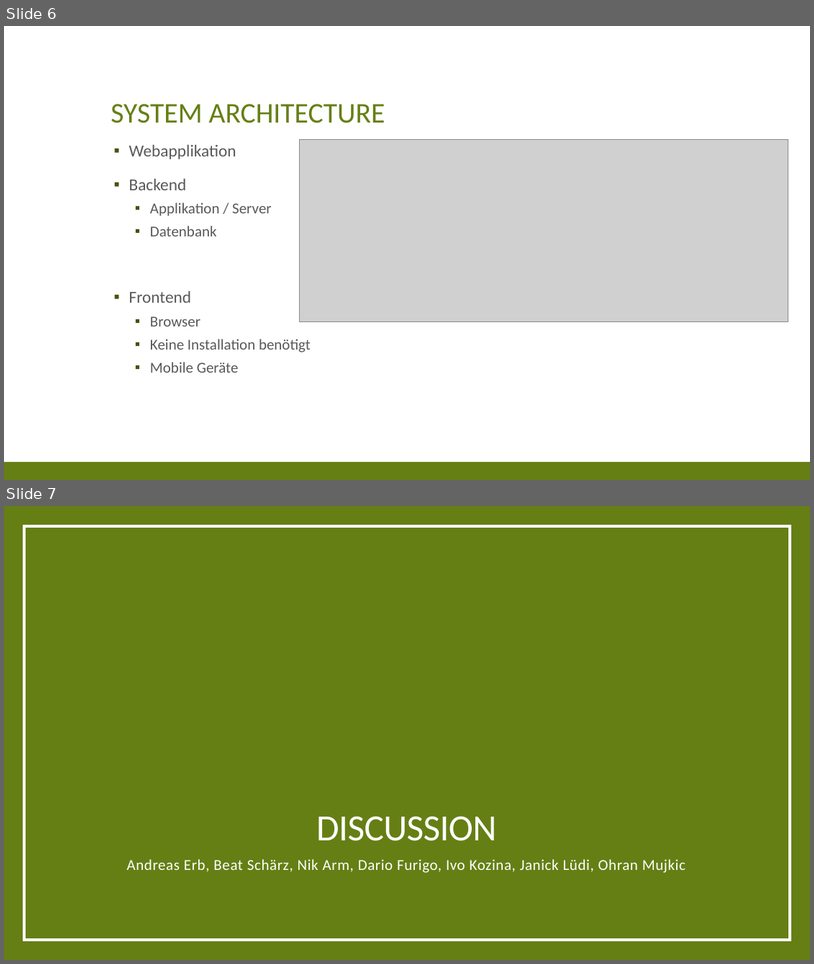
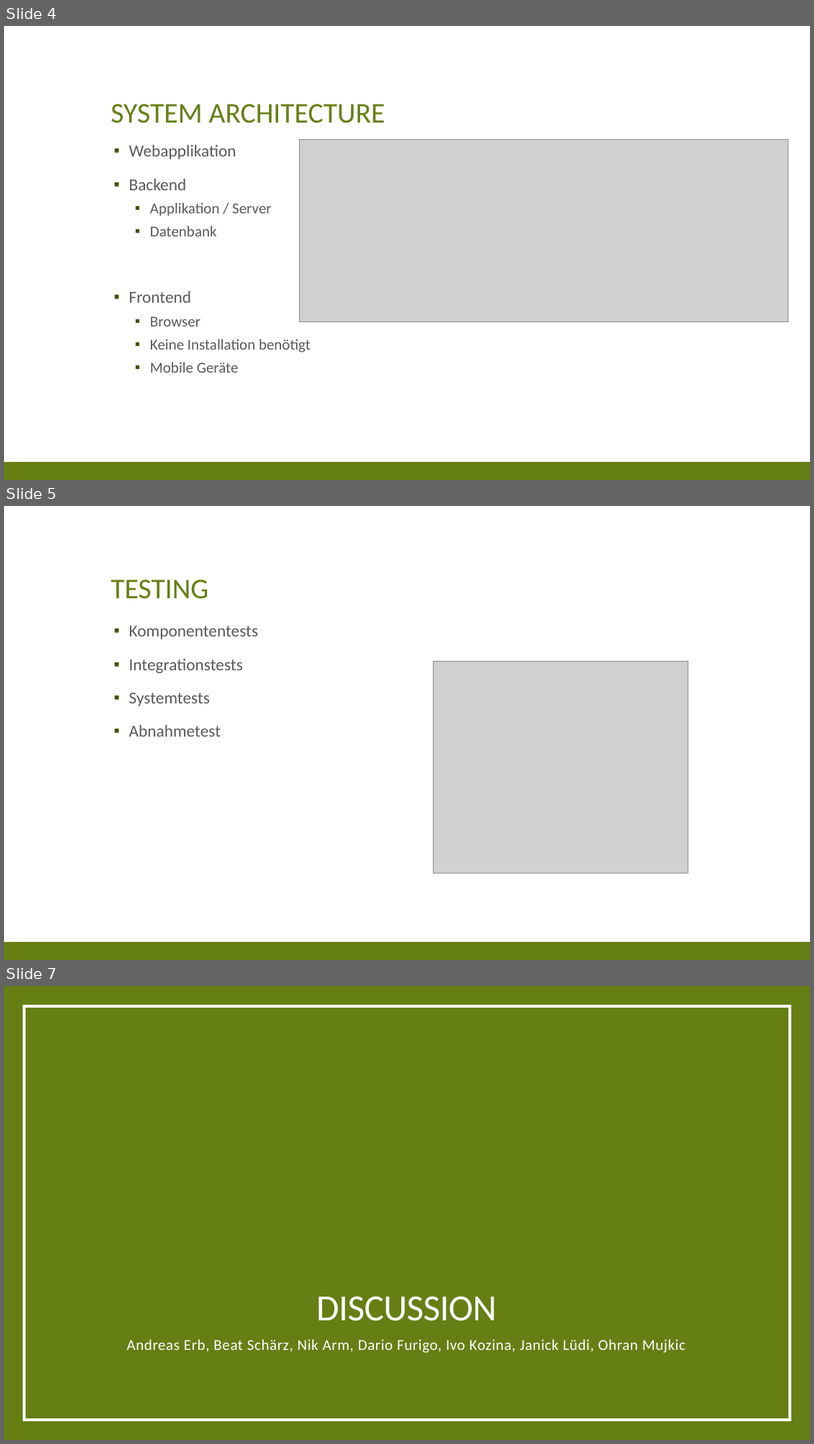
Before and after one commit to res13/ch.bfh.bti7081.s2018.white, a slide deck: doc/task02/Presentation_2.pptx. Shown one above the other, each under a label of ours: slides 6 and 7 before the commit, slides 4, 5 and 7 after it; the slides between them are not shown. The pictures are 814x964 and 814x1444 pixels, drawn with LibreOffice and Linux fonts; fonts in the diff are those of the drawing; grey boxes stand for pictures. Boxes give left, top, right and bottom in pixels: in the first picture for what was removed or moved away, otherwise in the second. Text is boxed around its words. In the diff, an @@ line names an element or a change of style, - is before the commit and + after.

```diff
--- a/doc/task02/Presentation_2.pptx
+++ b/doc/task02/Presentation_2.pptx
@@ slide 5 added at [4,506,810,960], background #FFFFFF; not listed: 1 template element that a slide beside it also shows @@
@@ title added at [111,579,208,599], 34 pt, text #657F14 @@
+TESTING
@@ text added at [129,626,259,736], 20 pt, text #595959 @@
+▪ Komponententests
+▪ Integrationstests
+▪ Systemtests
+▪ Abnahmetest
@@ picture added at [434,662,689,873] @@
@@ what was slide 6 is now slide 4 @@
```
Also in this commit, not shown: 1 slide changed, 1 other slide added, 2 slides removed, 1 other file.
